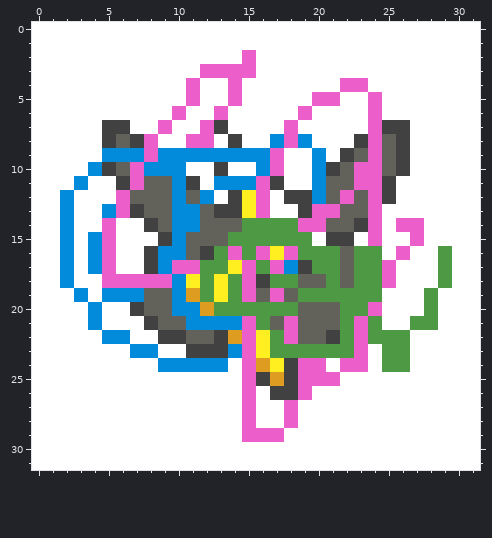
Two states of a pixel-art sprite, graphics/slot_machine/reel_symbols/6.png. Above: the version before the commit.
The file is 32x32 pixels.
After:
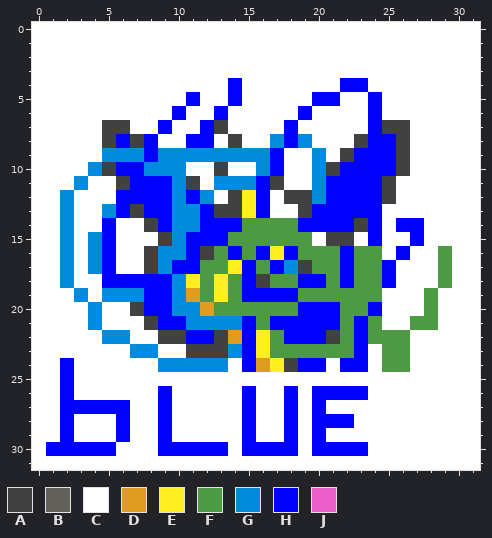
Palette (. is transparent): A #414141  B #62625a  C #ffffff  D #de9c20  E #ffee20  F #4e9943  G #028bda  H #0000ff  J #ec5eca
Change:
The author changed colour A to colour C in row 25 at x 16 and 18; in row 26 at x 17.
The author changed colour D to colour C in row 25 at x 17.
The author changed colour J to colour C in row 2 at x 15; in row 3 at x 12 to 15; in row 4 at x 11; in row 25 at x 15 and 19 to 21; in row 26 at x 19; in row 29 at x 16 to 17.
The author changed colour A to colour H in row 26 at x 18.
The author changed colour B to colour H in row 8 at x 6 and 25; in row 9 at x 23 and 25; in row 10 at x 6, 22 and 25; in row 11 at x 8 to 9 and 21 to 22; in row 12 at x 7 to 9, 11, 21 and 23; in row 13 at x 8 to 9, 12 and 22 to 23.
The author changed colour B to colour H in row 14 at x 9, 12 to 14 and 21 to 22; in row 15 at x 11 to 13; in row 16 at x 11 and 22; in row 17 at x 22; in row 18 at x 19 to 20 and 22; in row 19 at x 8 to 9, 16 and 18.
The author changed colour B to colour H in row 20 at x 8 to 9 and 19 to 21; in row 21 at x 9 to 10, 17 and 19 to 21; in row 22 at x 11 to 12 and 19 to 20.
The author changed colour C to colour H in rows 24 to 25 at x 2; in row 26 at x 2, 9 and 20 to 23; in row 27 at x 2 to 6, 9 and 20; in row 28 at x 2, 6, 9 and 20 to 22; in row 29 at x 2, 6, 9, 18 and 20; in row 30 at x 1 to 5, 9 to 13, 15 to 18 and 20 to 23.
The author changed colour J to colour H in row 4 at x 14 and 22 to 23; in row 5 at x 11, 14, 20 to 21 and 24; in row 6 at x 10, 13, 19 and 24; in row 7 at x 9, 12, 18 and 24; in row 8 at x 8, 11 to 12, 18 and 24; in row 9 at x 8, 17 and 24.
The author changed colour J to colour H in row 10 at x 7, 17 and 23 to 24; in row 11 at x 7, 16 and 23 to 24; in row 12 at x 6, 16, 22 and 24; in row 13 at x 6, 16, 20 to 21 and 24; in row 14 at x 5, 19 to 20, 24 and 26 to 27; in row 15 at x 5, 24 and 27.
The author changed colour J to colour H in row 16 at x 5, 14, 16, 18 and 26; in row 17 at x 5, 10 to 11, 15, 17 and 25; in row 18 at x 5 to 9, 15 and 25; in row 19 at x 15 and 17; in row 20 at x 24; in rows 21 to 22 at x 15, 18 and 23.
The author changed colour J to colour H in row 23 at x 15 and 23; in row 24 at x 15, 19 to 20 and 22 to 23; in row 26 at x 15; in rows 27 to 28 at x 15 and 18; in row 29 at x 15.
Pixel boxes of the changes (left, top, right, bottom) in both pictures:
changed: (46, 50, 424, 456)
